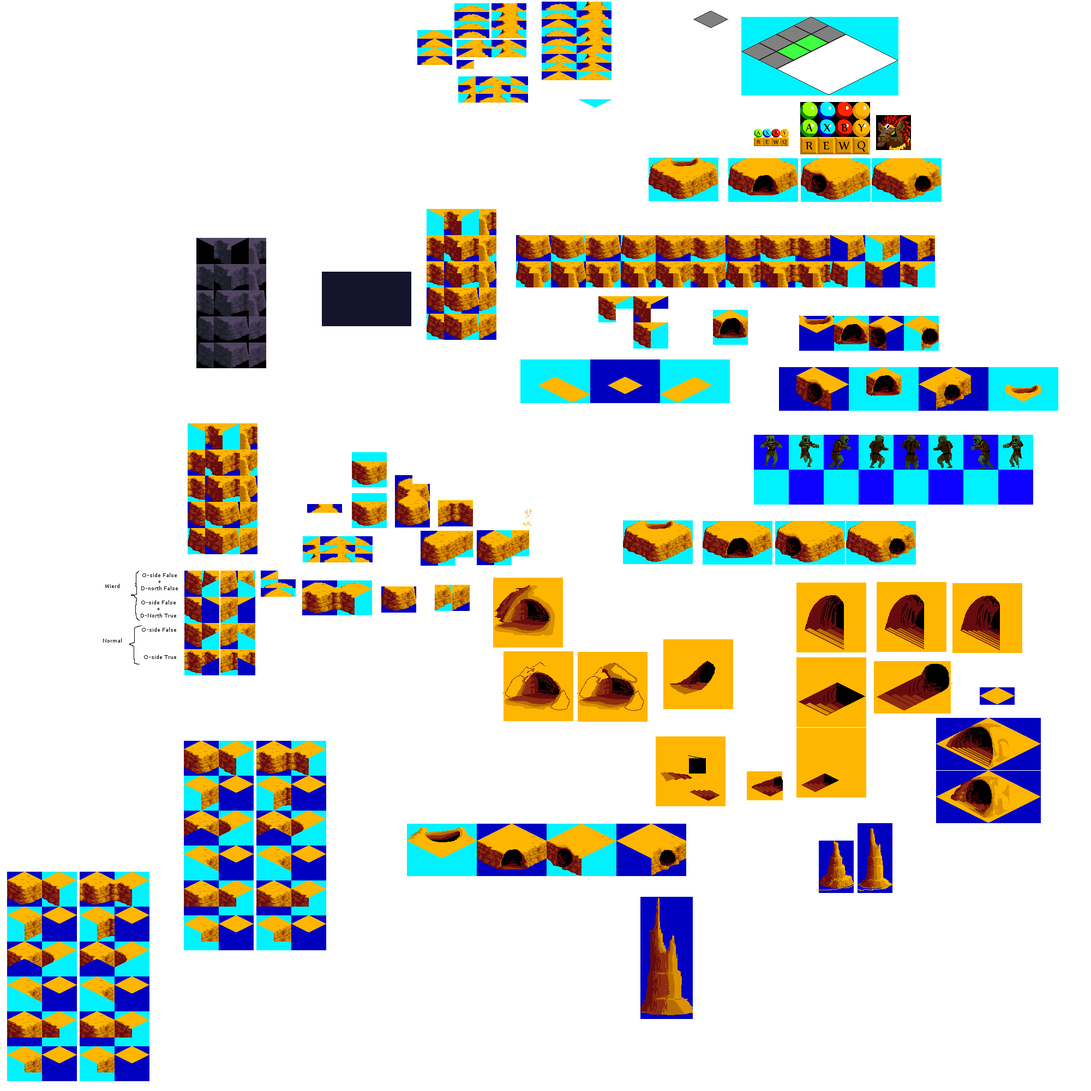
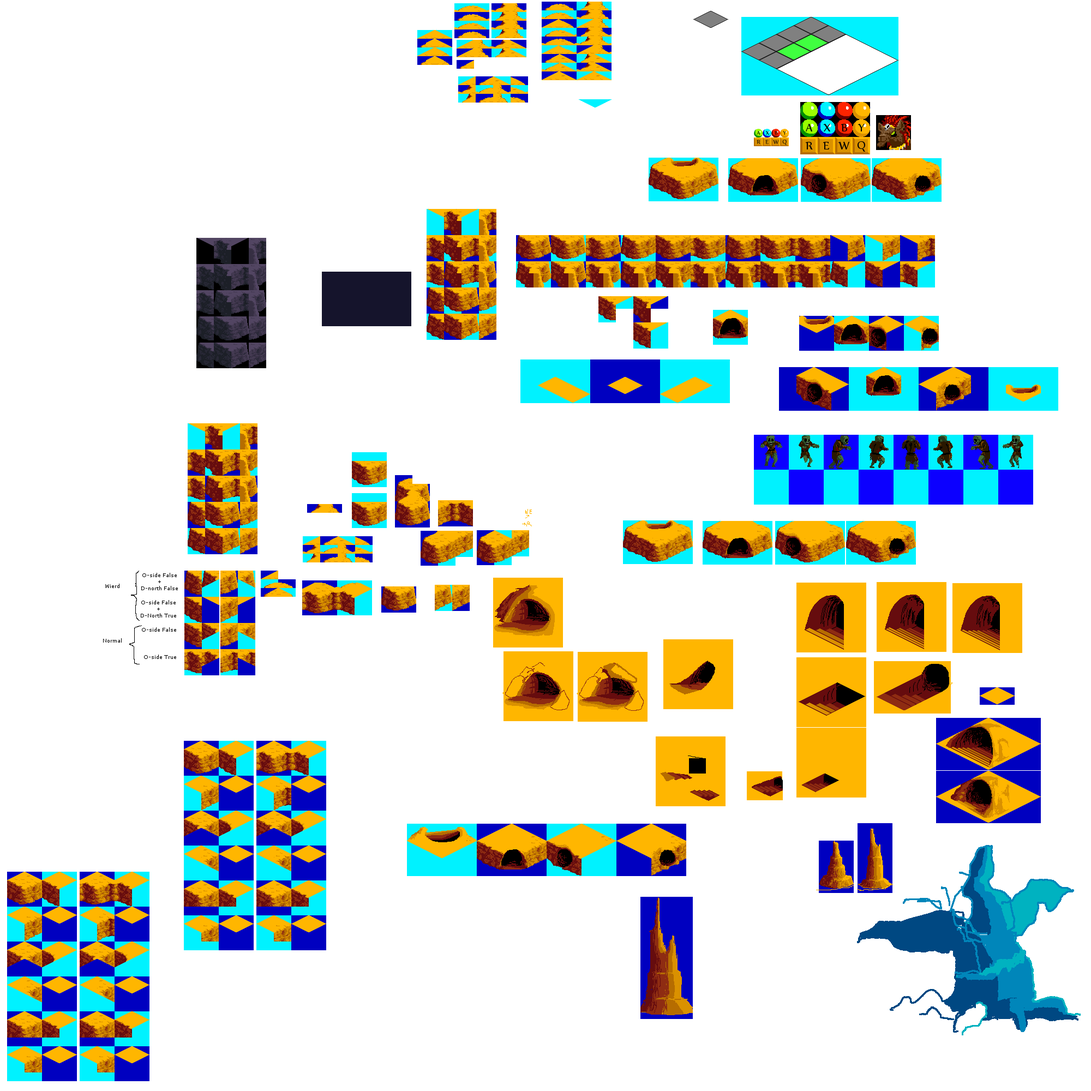
Before/after of a 1091 x 1091 layered artwork. What changed in the layer stack:
painted on "Background" over [857, 845, 1082, 1036]
